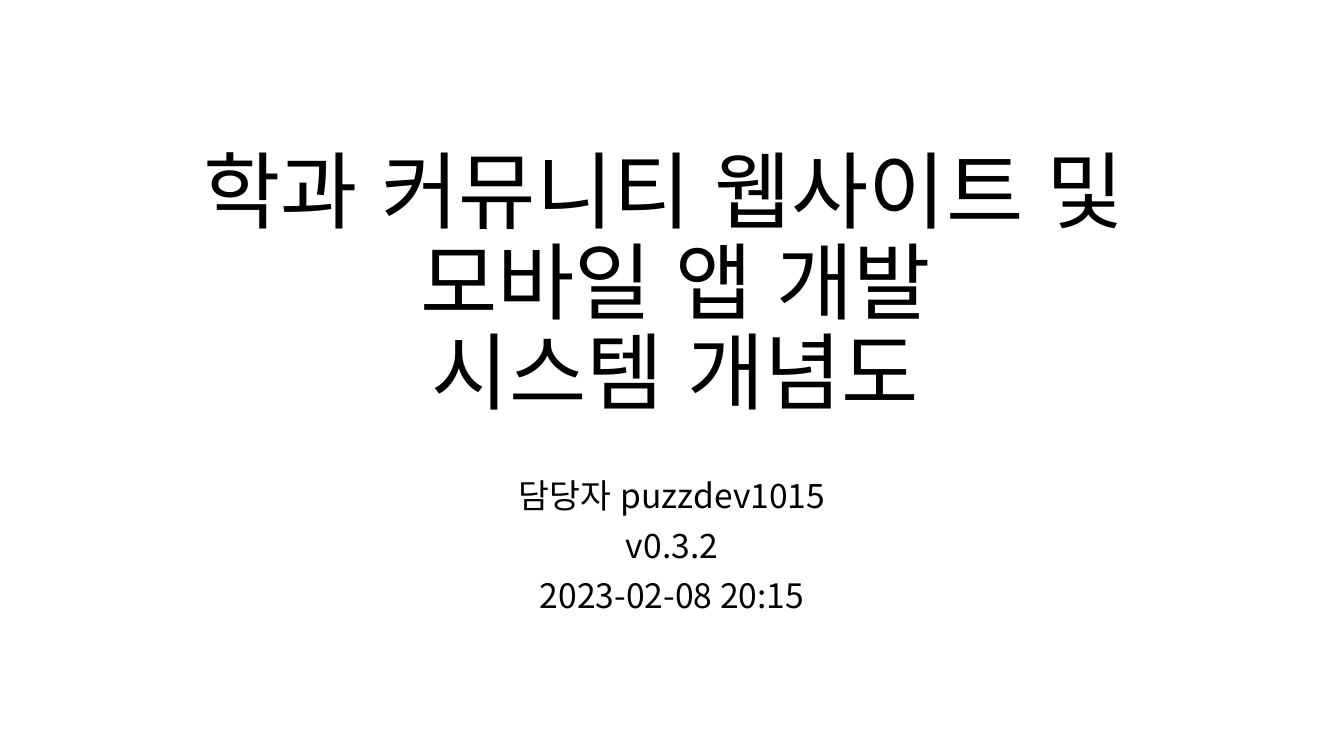
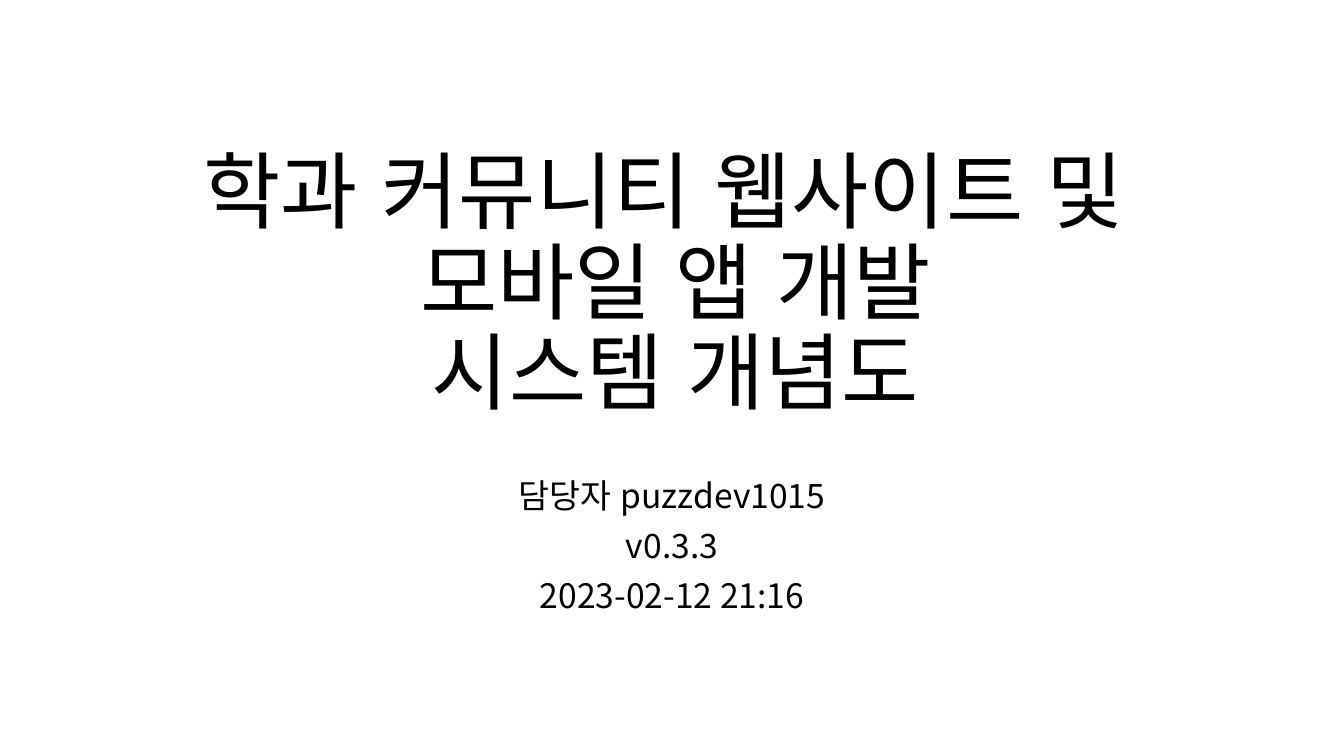
Before and after one commit to kkevin811015/MyDepartmentArchive, a slide deck: slide 1 of Documents/Requirements/service_order_client/raw/학과 커뮤니티 웹사이트 및 모바일 앱 개발 시스템 개념도.pptx. Drawn at 1344x756 pixels with LibreOffice and Linux fonts; fonts in the diff are those of the drawing. Boxes give left, top, right and bottom in pixels: in the first picture for what was removed or moved away, otherwise in the second. Text is boxed around its words. In the diff, an @@ line names an element or a change of style, - is before the commit and + after.

```diff
--- a/Documents/Requirements/service_order_client/raw/학과 커뮤니티 웹사이트 및 모바일 앱 개발 시스템 개념도.pptx
+++ b/Documents/Requirements/service_order_client/raw/학과 커뮤니티 웹사이트 및 모바일 앱 개발 시스템 개념도.pptx
@@ subtitle at box(540, 533, 804, 609): text changed @@
-v0.3.2
-2023-02-08 20:15
+v0.3.3
+2023-02-12 21:16
```
Also in this commit, not shown: 2 other slides changed, 1 slide added, 2 other files.
